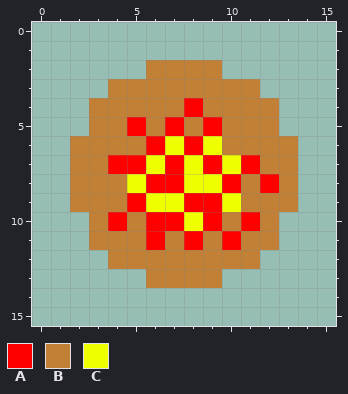
Pixel-art sprite -- Assets/Sprites/Icons/Fireball.png. That is the earlier state.
The file is 16x16 pixels.
Palette (. is transparent): A #ff0000  B #c18036  C #f0ff00
Pixels before, first column x 2:
 2 ....BBBB....
 3 ..BBBBBBBB..
 4 .BBBBBABBBB.
 5 .BBABABABBB.
 6 BBBBACACBBBB
 7 BBAACACACABB
 8 BBBCAACCABAB
 9 BBBACCAACBBB
10 .BABAACABAB.
11 .BBBABABABB.
12 ..BBBBBBBB..
13 ....BBBB....
Once edited:
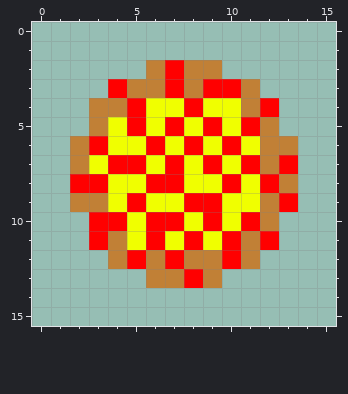
Change:
y 2: x 7 B -> A
y 3: x 4 B -> A; x 7 B -> A; x 9..10 BB -> AA
y 4: x 5..7 BBB -> ACC; x 9..10 BB -> CC; x 12 B -> A
y 5: x 4 B -> C; x 6 B -> C; x 8 B -> C; x 10..11 BB -> CA
y 6: x 3..5 BBB -> ACC; x 10..11 BB -> AC
y 7: x 3 B -> C; x 13 B -> A
y 8: x 2..4 BBB -> AAC; x 11 B -> C
y 9: x 4 B -> C; x 11 B -> C; x 13 B -> A
y 10: x 3 B -> A; x 5 B -> C; x 10 B -> C
y 11: x 3 B -> A; x 5 B -> C; x 7 B -> C; x 9 B -> C; x 12 B -> A
y 12: x 5 B -> A; x 7 B -> A; x 10 B -> A
y 13: x 8 B -> A
